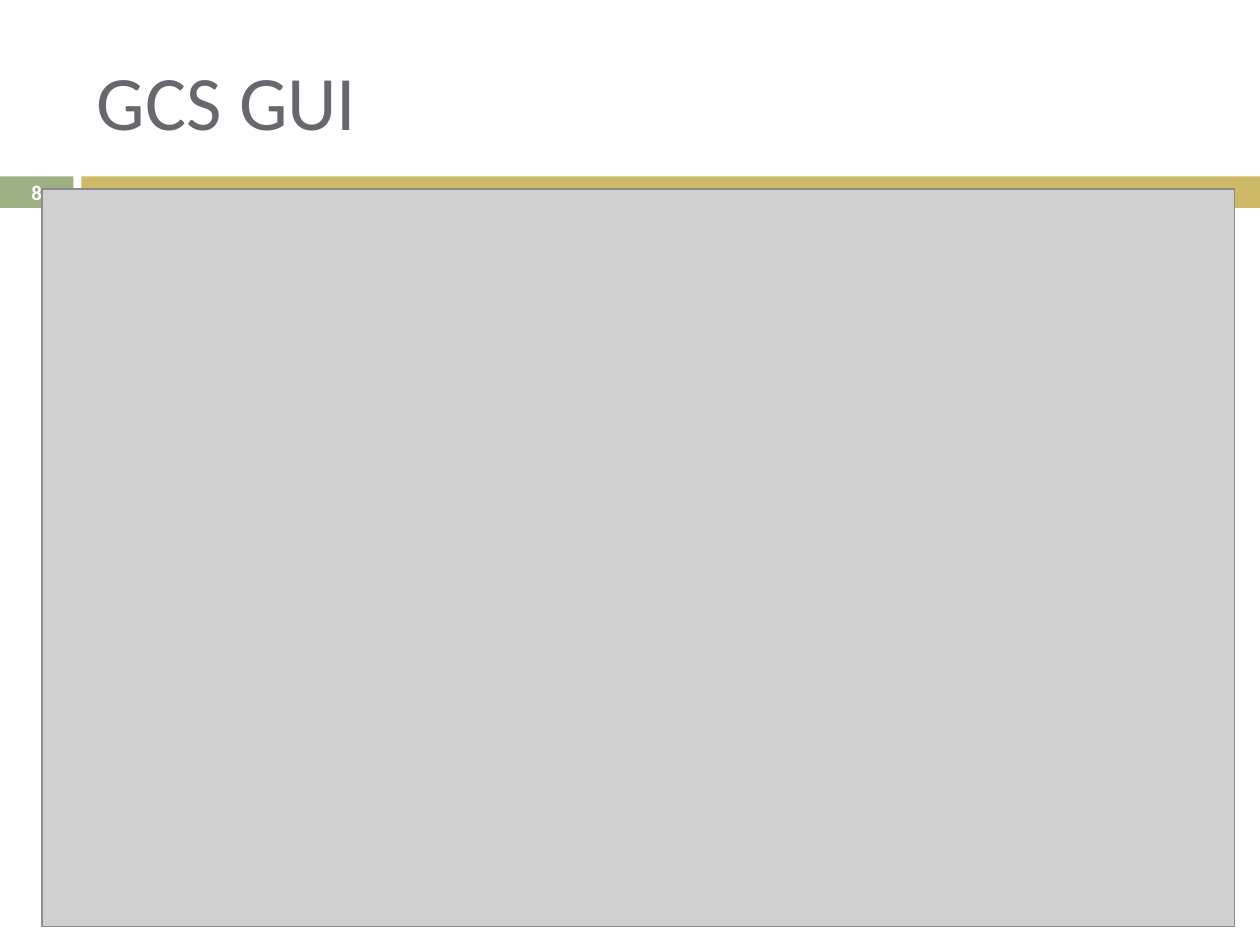
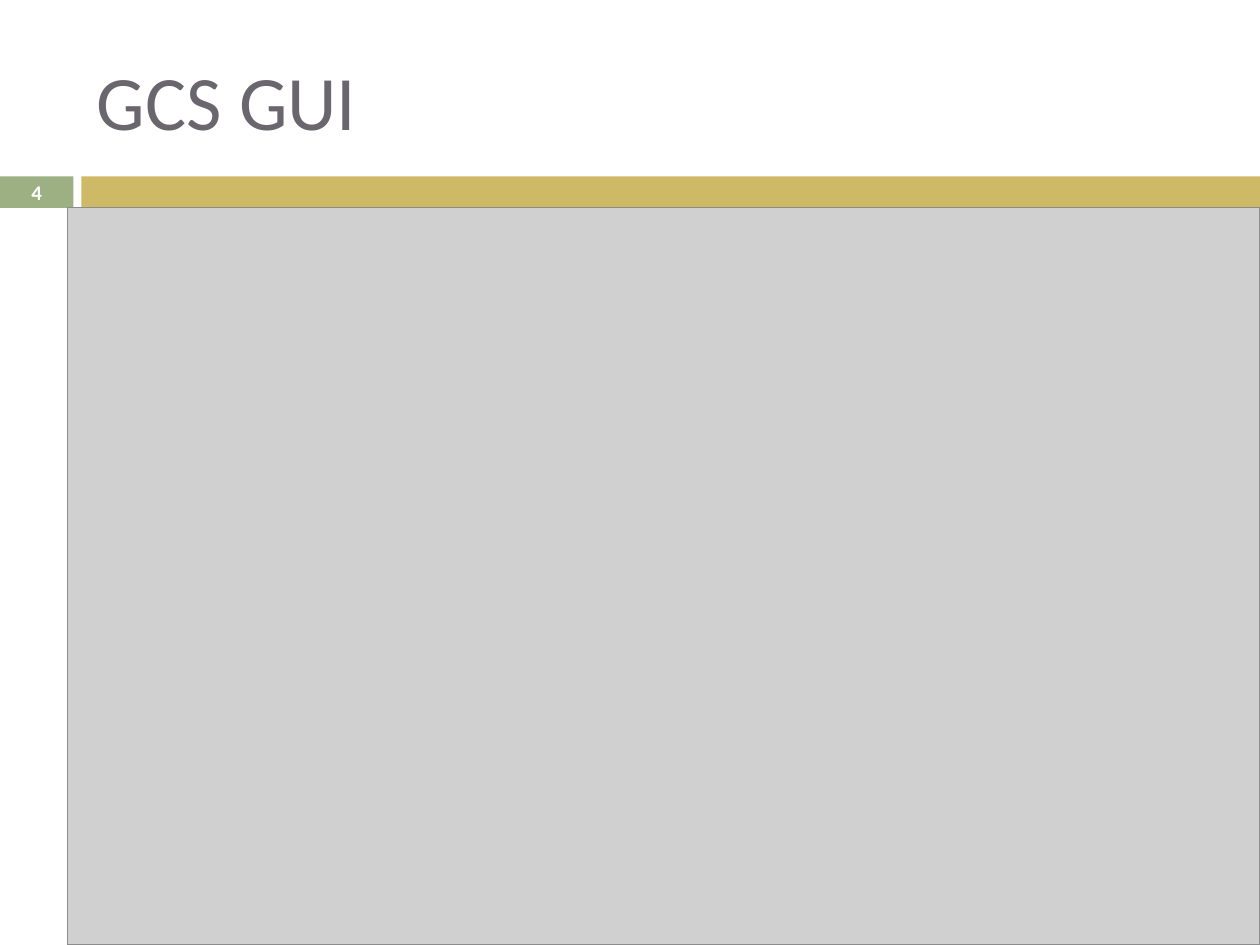
Before and after one commit to lijian8/ahns10, a slide deck: slide 4 of docproject/official_ahns/presentations/tim_semester1.pptx (slide 8 before the commit). Drawn at 1260x945 pixels with LibreOffice and Linux fonts; fonts in the diff are those of the drawing; grey boxes stand for pictures. Boxes give left, top, right and bottom in pixels: in the first picture for what was removed or moved away, otherwise in the second. Text is boxed around its words. In the diff, an @@ line names an element or a change of style, - is before the commit and + after.

```diff
--- a/docproject/official_ahns/presentations/tim_semester1.pptx
+++ b/docproject/official_ahns/presentations/tim_semester1.pptx
@@ page number at box(31, 186, 42, 200): text changed @@
-8
+4
@@ picture: place and size @@
-picture at box(42, 189, 1234, 926)
+picture at box(68, 208, 1260, 945)
```
Also in this commit, not shown: 7 other slides changed, 4 slides removed.
